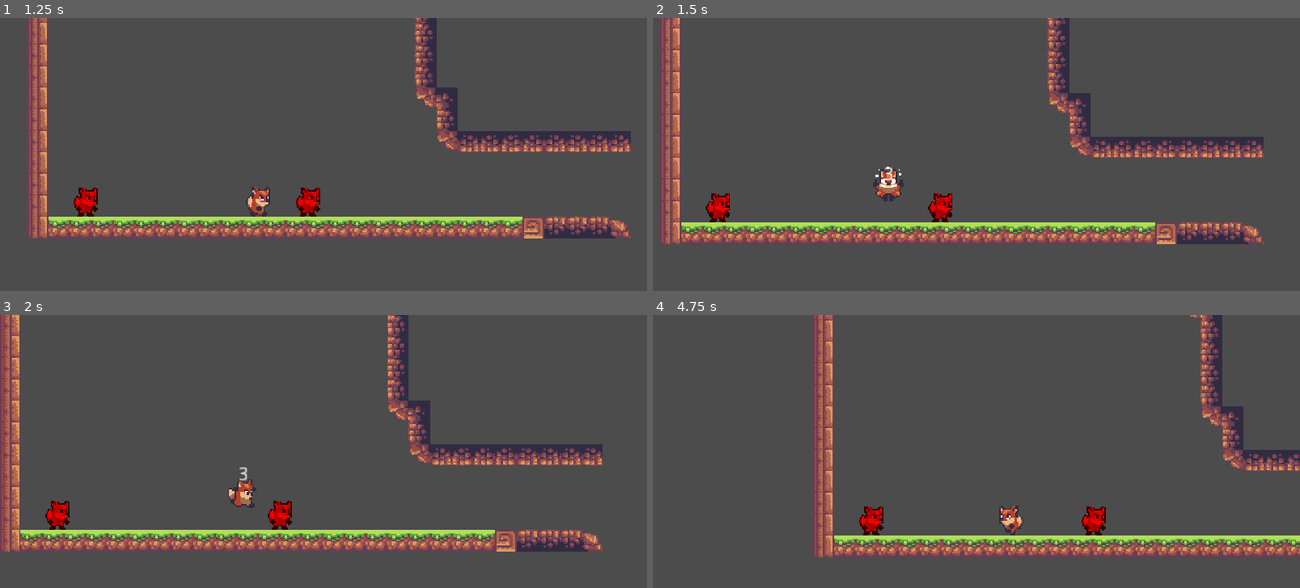
Above: before the commit, frames 1-4 (two rows, left to right).
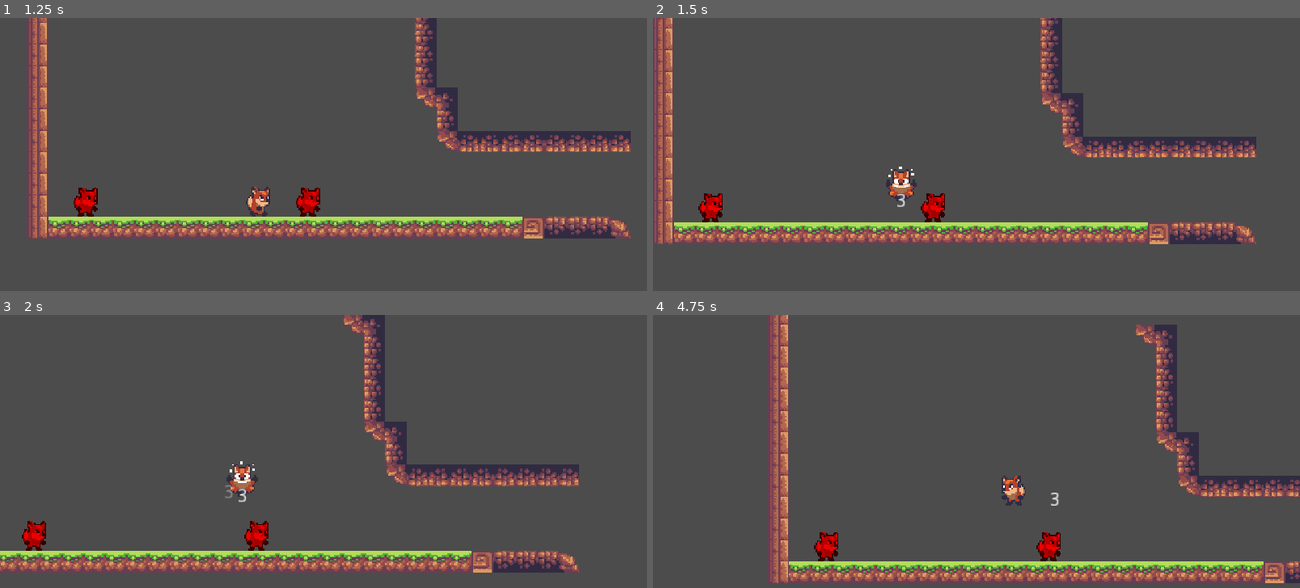
Above: after the commit, the same moments.

Repository: ihorck/godot-player-states
Game: Godot game, scene res://level/Level_teste.tscn
Same seed, same stepped clock (60 frames per second), same inputs: the game is played once before the commit and once after it.
Inputs (mouse positions are in pixels of both pictures, inside the frame that each line leads up to):
- Up to frame 1 (1.25 s): tap Enter (ui_accept) at 0.5, 0.77 s; move the mouse to (465, 181) at 0.52 s; hold Right (ui_right) from 0.53 s (still down)
- Up to frame 2 (1.5 s): keep holding Right (ui_right); move the mouse to (847, 217) at 1.27 s
- Up to frame 3 (2 s): keep holding Right (ui_right); tap Enter (ui_accept) at 1.52 s
- Up to frame 4 (4.75 s): move the mouse to (1041, 416) at 2.02 s; release Right (ui_right) at 2.03 s; hold Left (ui_left) 2.03-2.78 s; move the mouse to (944, 568) at 2.77 s; hold Right (ui_right) 2.78-4.28 s; tap Enter (ui_accept) at 3.02, 3.77, 4.52 s; move the mouse to (1170, 552) at 3.52 s; move the mouse to (782, 443) at 4.27 s; hold Left (ui_left) from 4.28 s (still down)

Frame 1 is identical in both runs. In frame 2, 11% of the frame differs, in the area x 0-95%, y 0-83%; in frame 3, 26%, in the area x 0-94%, y 0-95%; in frame 4, 26%.

Commit message:
Damage refactored to show damage as brother instead of child

Diff:
--- a/scenes/enemy/DamageNumber.gd
+++ b/scenes/player/DamageNumber.gd
@@ -1,15 +1,18 @@
-extends Position2D
+extends Node2D
 
 func _ready():
-	$AnimationPlayer.play("Damage")
+	$DamagePosition/AnimationPlayer.play("Damage")
 
 func setNumber(number : int) -> void:
-	$Label.text = str(number)
+	$DamagePosition/Label.text = str(number)
 
 func _on_AnimationPlayer_animation_finished(anim_name) -> void:
 	if anim_name == "Damage":
 		queue_free()
 
+func getInfo(info):
+	print(info)
+
 func setDirection(direction : int):
 	if direction == -1:
 		var scale = Vector2(-1,1)
--- a/scenes/enemy/DamageNumber.tscn
+++ b/scenes/player/DamageNumber.tscn
@@ -1,6 +1,6 @@
 [gd_scene load_steps=3 format=2]
 
-[ext_resource path="res://scenes/enemy/DamageNumber.gd" type="Script" id=1]
+[ext_resource path="res://scenes/player/DamageNumber.gd" type="Script" id=1]
 
 [sub_resource type="Animation" id=1]
 resource_name = "Damage"
@@ -30,11 +30,15 @@
 "values": [ Color( 1, 1, 1, 1 ), Color( 1, 1, 1, 1 ), Color( 1, 1, 1, 0 ) ]
 }
 
-[node name="DamagePosition" type="Position2D"]
-z_index = 100
+[node name="DamagePopUp" type="Node2D"]
 script = ExtResource( 1 )
 
-[node name="Label" type="Label" parent="."]
+[node name="DamagePosition" type="Position2D" parent="."]
+position = Vector2( 0, -20 )
+z_index = 100
+
+[node name="Label" type="Label" parent="DamagePosition"]
+modulate = Color( 1, 1, 1, 0 )
 anchor_left = 0.5
 anchor_top = 0.5
 anchor_right = 0.5
@@ -47,7 +51,7 @@
 align = 1
 valign = 1
 
-[node name="AnimationPlayer" type="AnimationPlayer" parent="."]
+[node name="AnimationPlayer" type="AnimationPlayer" parent="DamagePosition"]
 anims/Damage = SubResource( 1 )
 
-[connection signal="animation_finished" from="AnimationPlayer" to="." method="_on_AnimationPlayer_animation_finished"]
+[connection signal="animation_finished" from="DamagePosition/AnimationPlayer" to="DamagePosition" method="_on_AnimationPlayer_animation_finished"]
--- a/scenes/player/Player.gd
+++ b/scenes/player/Player.gd
@@ -9,7 +9,7 @@
 var maxExtraJumps := 1
 var colddownTimer := 0
 var knockbackTimer := 0
-var damageNumberPopup = preload("res://scenes/enemy/DamageNumber.tscn")
+var damageNumberPopup = preload("res://scenes/player/DamageNumber.tscn")
 
 #bools
 var jumping := false
@@ -124,12 +124,7 @@
 		anim.play("JumpDown")
 
 func doDamagePlayer(attackDamage : int = 1, attackForce : int = 10):
-	print(attackDamage)
-	var dmgPopUp = damageNumberPopup.instance()
-	self.add_child(dmgPopUp)
-	dmgPopUp.setNumber(attackDamage)
-	dmgPopUp.setDirection(direction)
-
+	showDamageNumber(attackDamage)
 	knockbackTimer = attackForce
 	state = STATE.KNOCKBACK
 
@@ -138,10 +133,16 @@
 		anim.play("Damage")
 		knockbackTimer -= 1
 		motion.y = - 20 * knockbackTimer
-		motion.x = (20) * (direction * -1) * knockbackTimer
+		motion.x = (20) * (direction - 1) * knockbackTimer
 	else:
 		knockbackTimer = 0
 		state = STATE.DEFAULT
+
+func showDamageNumber(dmgNumber : int):
+	var dmgPopUp = damageNumberPopup.instance()
+	dmgPopUp.setNumber(dmgNumber)
+	dmgPopUp.set_position(get_node("HeroCenterPos").get_global_position())
+	get_parent().add_child(dmgPopUp)
 
 func handleGravity(delta):
 	if is_on_floor():
--- a/scenes/player/Player.tscn
+++ b/scenes/player/Player.tscn
@@ -1,10 +1,10 @@
 [gd_scene load_steps=15 format=2]
 
 [ext_resource path="res://scenes/player/Player.gd" type="Script" id=1]
-[ext_resource path="res://sprites/player/player-hurt.png" type="Texture" id=2]
+[ext_resource path="res://sprites/player/player-jump.png" type="Texture" id=2]
 [ext_resource path="res://sprites/player/player-crouch.png" type="Texture" id=3]
-[ext_resource path="res://sprites/player/player-idle.png" type="Texture" id=4]
-[ext_resource path="res://sprites/player/player-jump.png" type="Texture" id=5]
+[ext_resource path="res://sprites/player/player-hurt.png" type="Texture" id=4]
+[ext_resource path="res://sprites/player/player-idle.png" type="Texture" id=5]
 [ext_resource path="res://sprites/player/payer-run.png" type="Texture" id=6]
 [ext_resource path="res://scenes/player/inputHelper.gd" type="Script" id=7]
 
Not shown: 4 places in scenes/player/Player.tscn that only renumber resources
